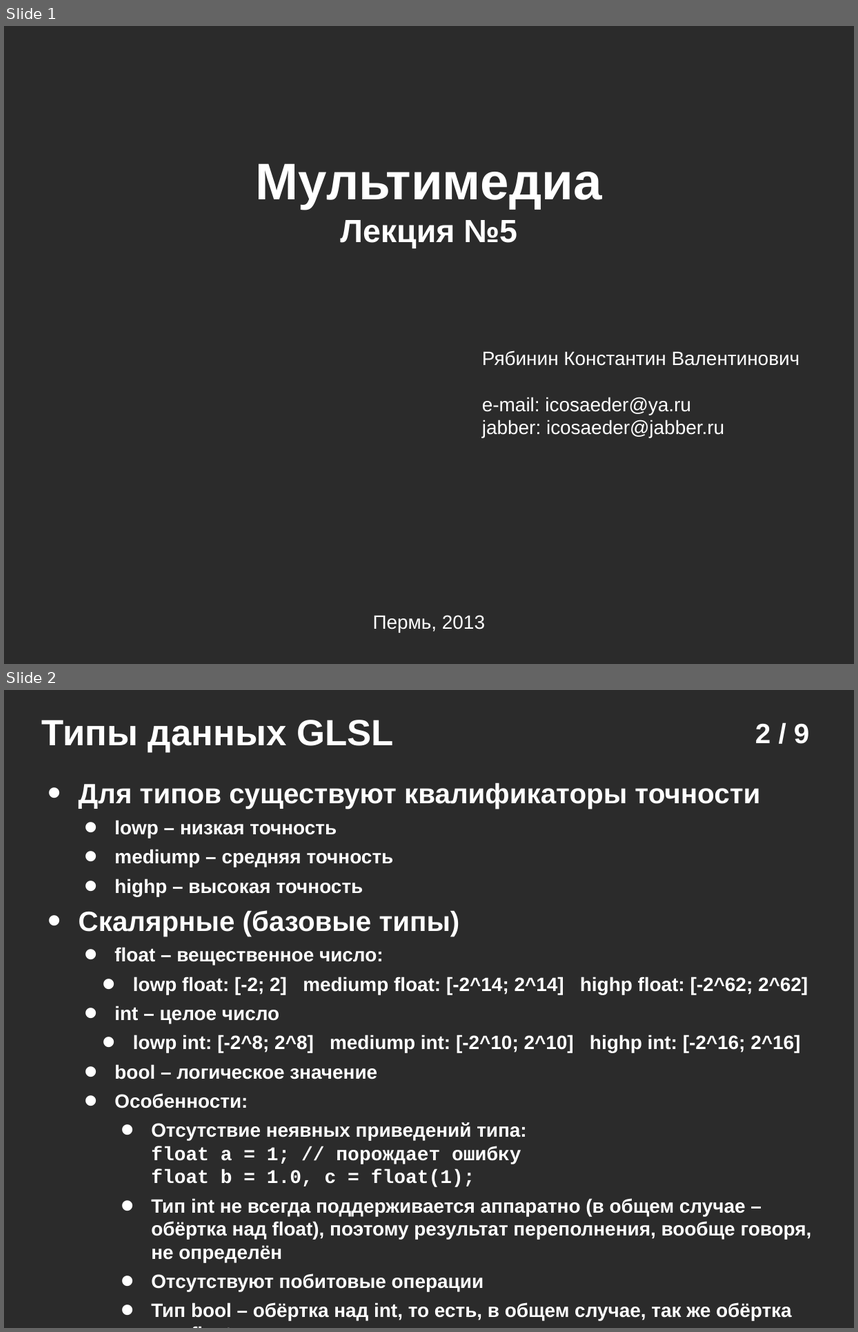
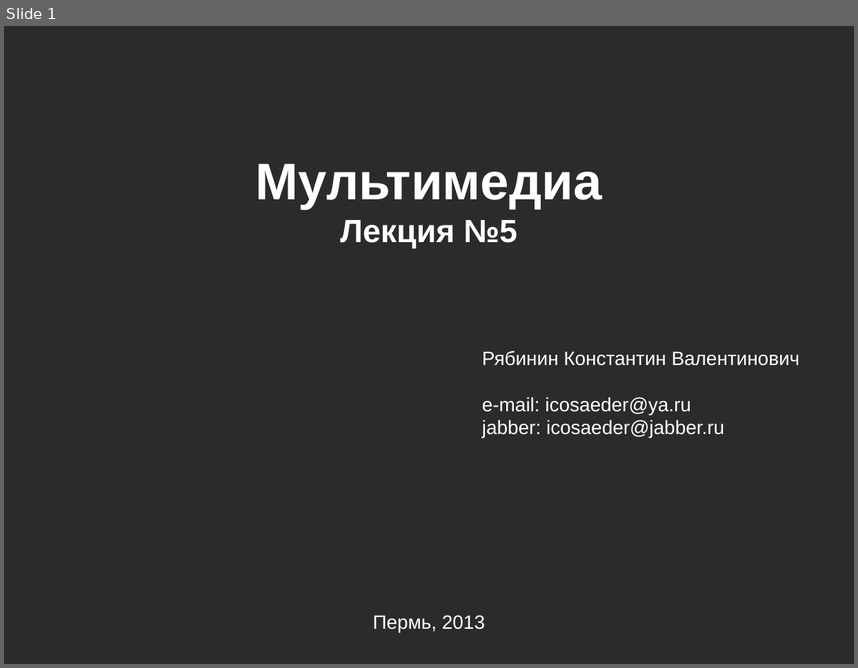
Before and after one commit to icosaeder/cg-lect, a slide deck: Лекции/Лекция 5/Лекция №5.odp. Shown one above the other, each under a label of ours: slides 1 and 2 before the commit, slide 1 after it. The pictures are 858x1332 and 858x668 pixels, drawn with LibreOffice and Linux fonts; fonts in the diff are those of the drawing; background and template pictures are left out; a plain dark background stands for a picture behind light text. Boxes give left, top, right and bottom in pixels: in the first picture for what was removed or moved away, otherwise in the second. Text is boxed around its words. In the diff, an @@ line names an element or a change of style, - is before the commit and + after.

```diff
--- a/Лекции/Лекция 5/Лекция №5.odp
+++ b/Лекции/Лекция 5/Лекция №5.odp
@@ slide 2 removed at [4, 690, 854, 1328], background picture (left out) @@
@@ text removed at [42, 720, 393, 753] @@
-Типы данных GLSL
@@ page number removed at [755, 724, 809, 744] @@
-2 / 9
@@ text removed at [79, 782, 812, 1321] @@
-• Для типов существуют квалификаторы точности
-    • lowp – низкая точность
-    • mediump – средняя точность
-    • highp – высокая точность
-• Скалярные (базовые типы)
-    • float – вещественное число:
-      • lowp float: [-2; 2] mediump float: [-2^14; 2^14] highp float: [-2^62; 2^62]
-    • int – целое число
-      • lowp int: [-2^8; 2^8] mediump int: [-2^10; 2^10] highp int: [-2^16; 2^16]
-    • bool – логическое значение
-    • Особенности:
-        • Отсутствие неявных приведений типа:
-          float a = 1; // порождает ошибку
-          float b = 1.0, c = float(1);
-        • Тип int не всегда поддерживается аппаратно (в общем случае – обёртка над float), поэтому результат переполнения, вообще говоря, не определён
-        • Отсутствуют побитовые операции
-        • Тип bool – обёртка над int, то есть, в общем случае, так же обёртка над float
```
Also in this commit, not shown: 10 slides added, 7 other slides removed, 8 other files.
